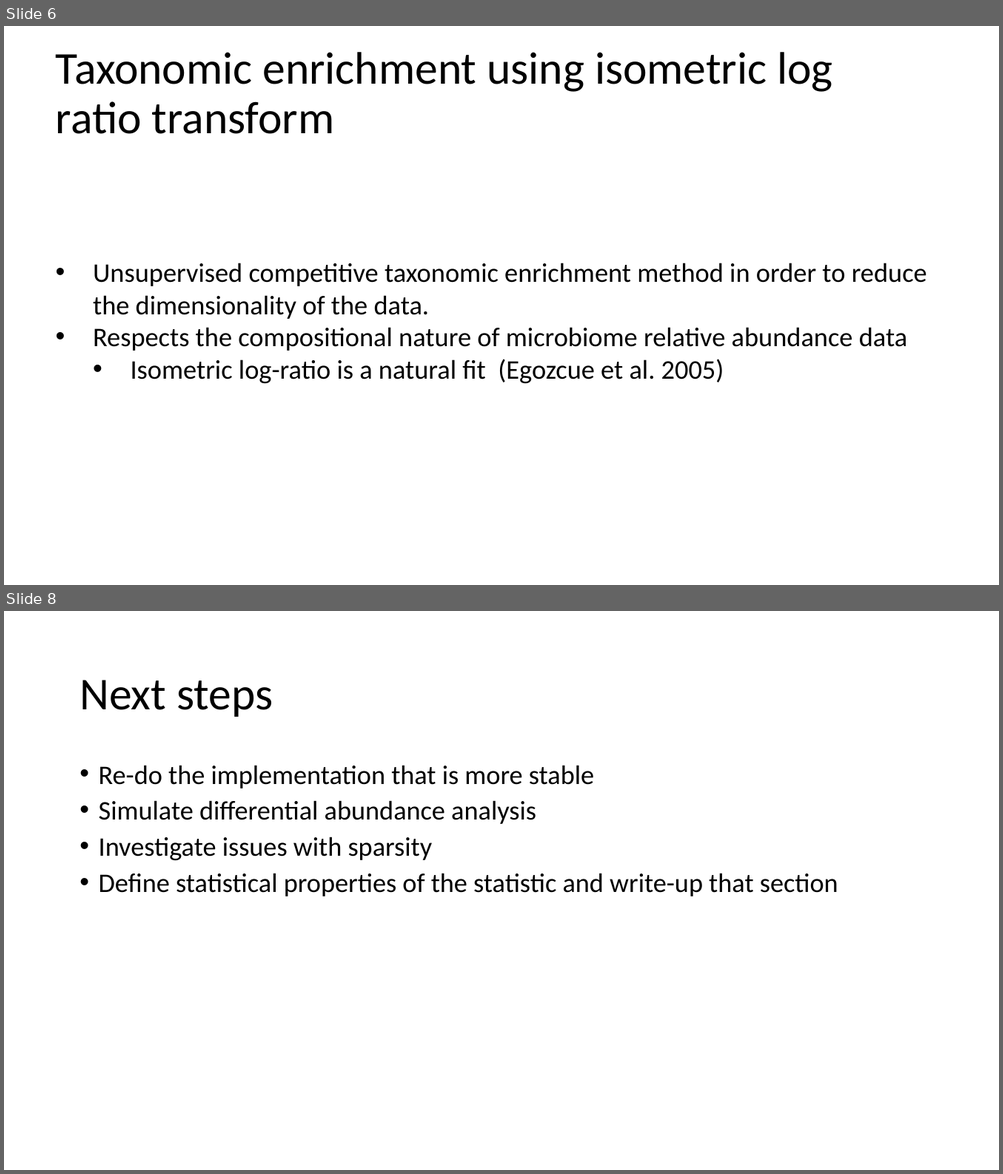
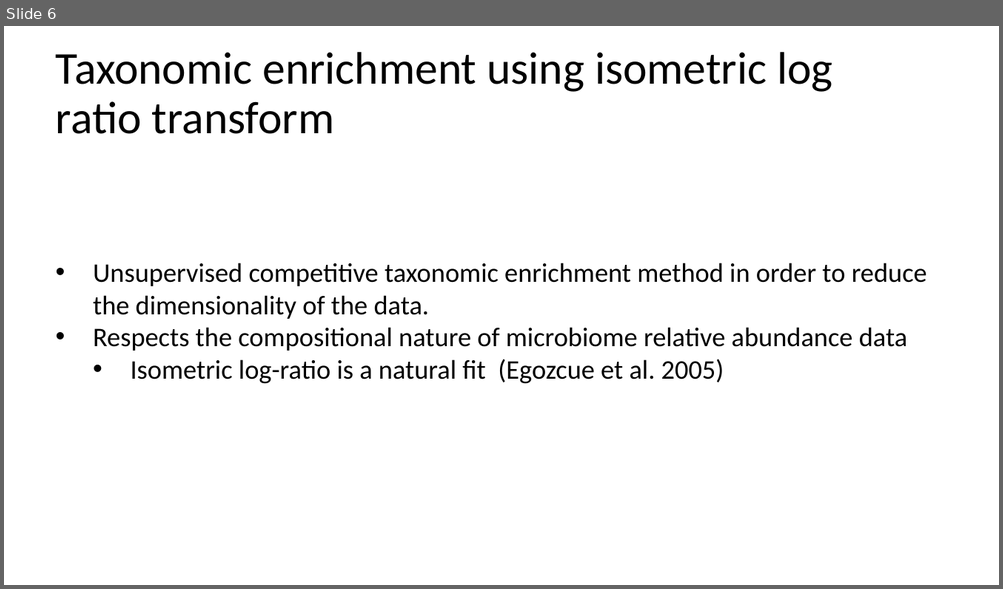
Before and after one commit to qpmnguyen/CBEA_analysis, a slide deck: docs/progress_report.pptx. Shown one above the other, each under a label of ours: slides 6 and 8 before the commit, slide 6 after it; the slides between them are not shown. The pictures are 1003x1174 and 1003x589 pixels, drawn with LibreOffice and Linux fonts; fonts in the diff are those of the drawing. Boxes give left, top, right and bottom in pixels: in the first picture for what was removed or moved away, otherwise in the second. Text is boxed around its words. In the diff, an @@ line names an element or a change of style, - is before the commit and + after.

```diff
--- a/docs/progress_report.pptx
+++ b/docs/progress_report.pptx
@@ slide 8 removed at [4, 611, 999, 1170], background #FFFFFF @@
@@ title removed at [79, 680, 273, 717] @@
-Next steps
@@ text removed at [99, 765, 838, 897] @@
-• Re-do the implementation that is more stable
-• Simulate differential abundance analysis
-• Investigate issues with sparsity
-• Define statistical properties of the statistic and write-up that section
```
Also in this commit, not shown: 4 slides changed, 1 slide added, 5 other files.
